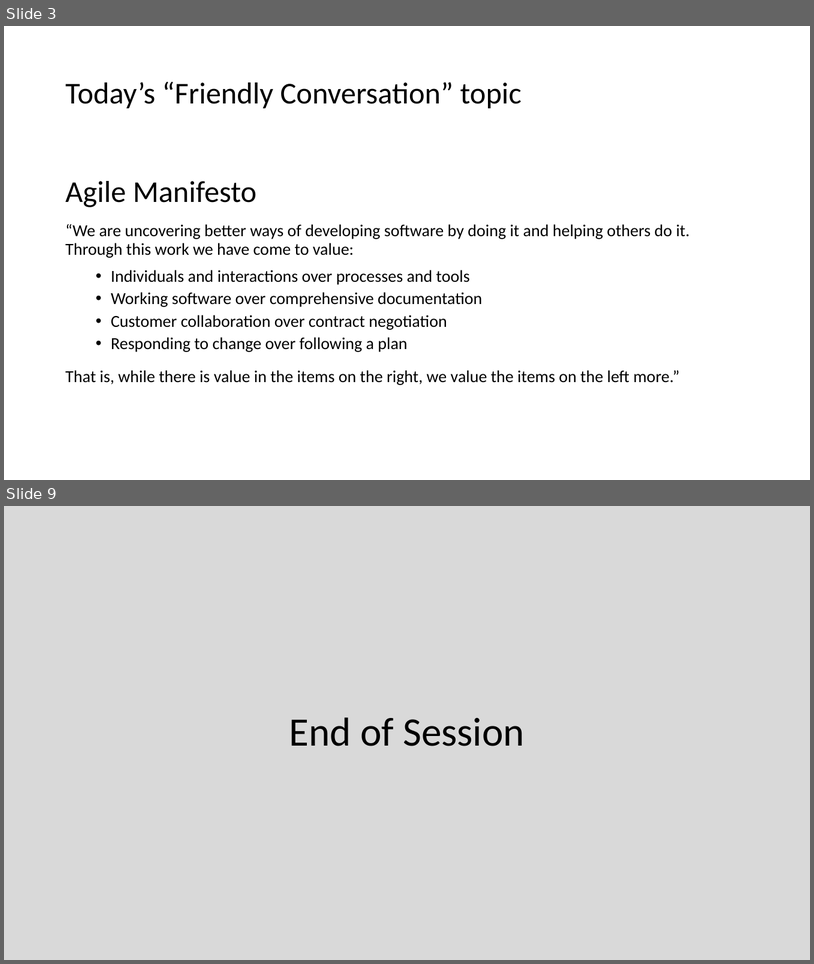
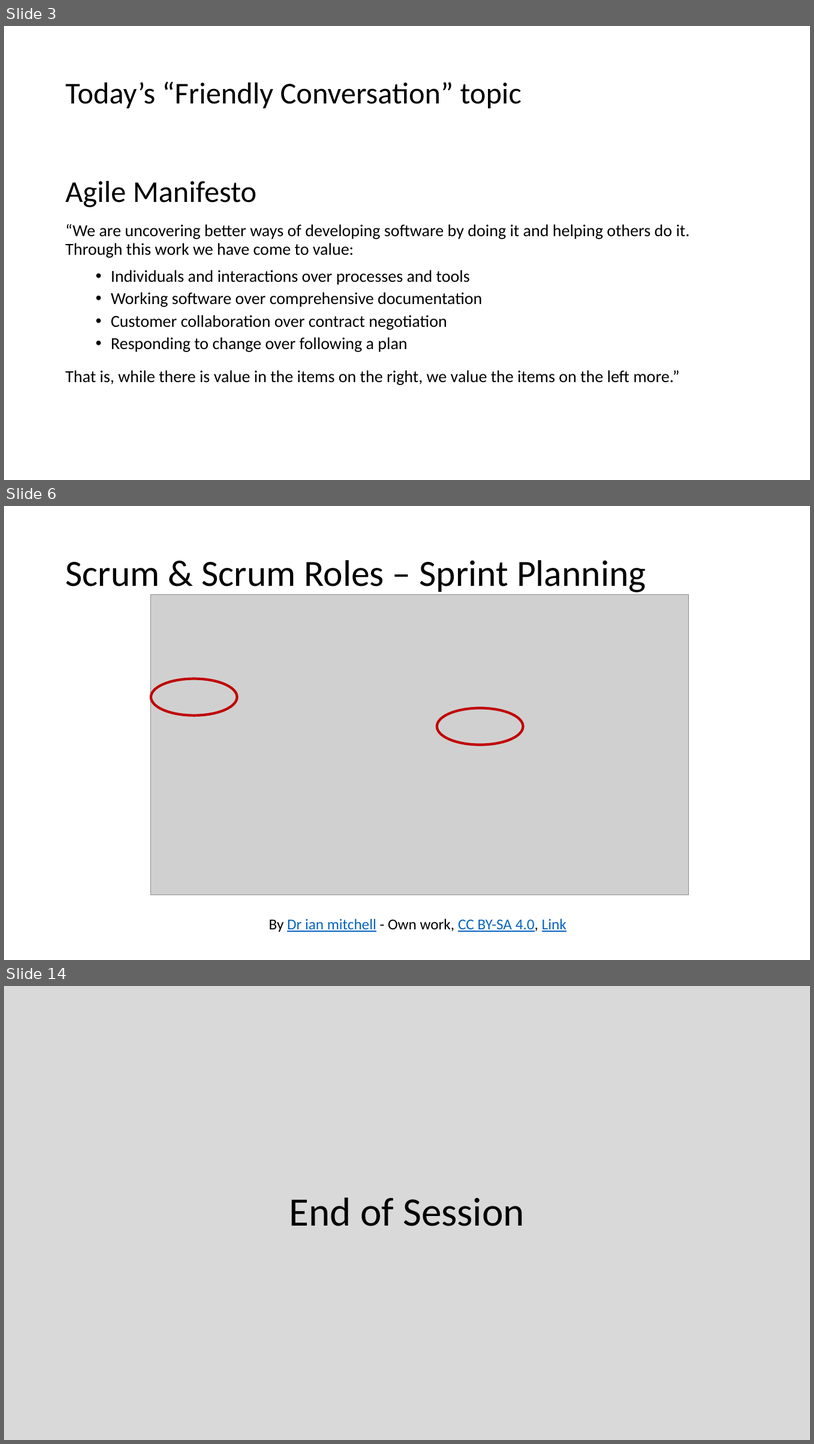
Before and after one commit to EricJPogue/CPSC-24500, a slide deck: lecture-slides/2019-08-28.pptx. Shown one above the other, each under a label of ours: slides 3 and 9 before the commit, slides 3, 6 and 14 after it; the slides between them are not shown. The pictures are 814x964 and 814x1444 pixels, drawn with LibreOffice and Linux fonts; fonts in the diff are those of the drawing; grey boxes stand for pictures. Boxes give left, top, right and bottom in pixels: in the first picture for what was removed or moved away, otherwise in the second. Text is boxed around its words. In the diff, an @@ line names an element or a change of style, - is before the commit and + after.

```diff
--- a/lecture-slides/2019-08-28.pptx
+++ b/lecture-slides/2019-08-28.pptx
@@ slide 6 added at [4,506,810,960], background #FFFFFF @@
@@ title added at [65,560,646,595], 44 pt, text #000000 @@
+Scrum & Scrum Roles – Sprint Planning
@@ picture added at [151,595,689,895] @@
@@ ellipse added at [151,678,237,715], outline #C00000 3 pt @@
@@ ellipse added at [437,708,524,745], outline #C00000 3 pt @@
@@ text added at [269,918,567,931], 18 pt, text #0563C1, underline @@
+By Dr ian mitchell - Own work, CC BY-SA 4.0, Link
@@ what was slide 9 is now slide 14 @@
```
Also in this commit, not shown: 4 slides changed, 7 other slides added, 3 slides removed, 1 other file.
